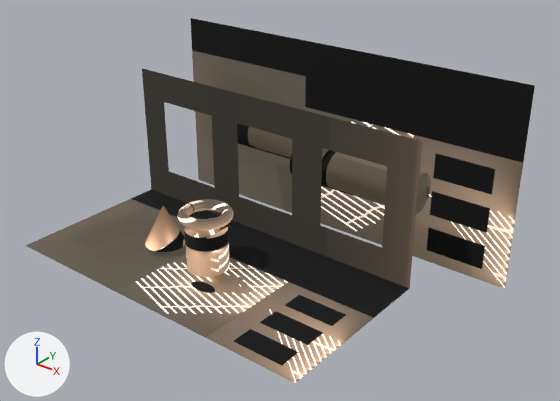
The glTF model public/models/hero.glb, before and after one commit.
Rendered twice from a camera (50 mm lens) standing at (22.2, -22.3, 18.5) and looking at (1.4, 3.6, 2.4). The lights are fixed; the arrows at lower left show +X, +Y and +Z. The picture after the commit comes second. Where no turn or scale is listed for an object, it has been applied to the vertices. Vertices at exactly the same position are counted once.
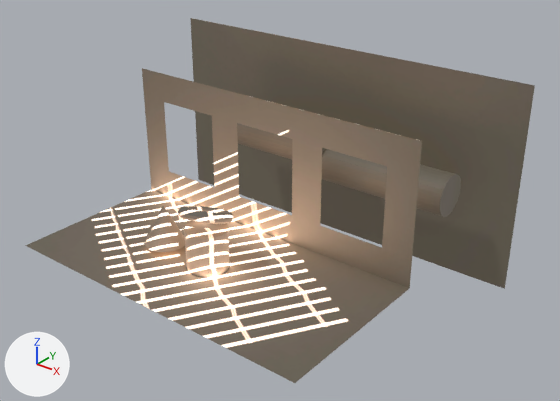
Where the change shows, as pixel boxes [x1, y1, x2, y2] in the pictures (560 x 401 px):
'Plane.003', surface changed, moved (lighter): before [290, 150, 431, 214]; after [322, 149, 461, 217]
'Torus', surface changed, turned: before [178, 199, 233, 231]; after [178, 206, 233, 224]
part 1 of me_plane, surface changed: [74, 18, 535, 383] in both
part 2 of me_plane_001, surface changed: [184, 225, 230, 277] in both
part 3 of me_plane_002, surface changed (lighter): [237, 123, 325, 159] in both
part 5 of me_cone, surface changed: [145, 206, 185, 252] in both

Diff of the bpy script that builds the scene:
```diff
--- a/public/models/hero.glb.py
+++ b/public/models/hero.glb.py
@@ me_plane @@
 me_plane.from_pydata(...)  # 49 vertices, 58 faces; spans x -10.4..10.4, y -4.2..10.0, z -2.1..8.3
 # used by ob_plane; location = (0.0, 0.0, 0.0)
+# me_plane part 1: texture (UV) coordinates of 58 of 58 faces, centred in x -7.8..7.8, y -1.4..10.0, z 0.0..6.5, changed; they spanned u 0.0..1.0, v 0.0..1.0 and now span u 0.0..1.0, v 0.0..0.81
 me_plane.materials.append(mat_baked_plane)
@@ me_plane_001 @@
 me_plane_001.from_pydata(...)  # 64 vertices, 124 faces; spans x -1.0..1.0, y -1.0..1.0, z -1.0..1.0
 # used by ob_plane_001; location = (0.0, 0.0, 1.0)
+# me_plane_001 part 2: texture (UV) coordinates of 124 of 124 faces, centred in x -0.99..0.99, y -0.99..0.99, z -1.0..1.0, changed; they spanned u 0.0..1.0, v 0.01..1.0 and now span u 0.0..1.0, v 0.0..0.83
 me_plane_001.materials.append(mat_baked_plane_001)
@@ me_plane_002 @@
 me_plane_002.from_pydata(...)  # 64 vertices, 124 faces; spans x -3.43..3.43, y -1.07..1.07, z -1.0..1.0
 # used by ob_plane_002; location = (-1.61, 7.18, 3.97)
+# me_plane_002 part 3: texture (UV) coordinates of 124 of 124 faces, centred in x -3.43..3.43, y -1.06..1.05, z -1.0..1.0, changed; they spanned u 0.0..1.0, v 0.01..1.0 and now span u 0.0..1.0, v 0.0..0.83
 me_plane_002.materials.append(mat_baked_plane_002)
@@ me_torus @@
 me_torus.from_pydata(...)  # 576 vertices, 1152 faces; spans x -1.25..1.25, y -1.25..1.25, z -0.25..0.25
 # used by ob_torus; location = (0.0, 0.0, 2.68)
+# me_torus part 4: texture (UV) coordinates of 1152 of 1152 faces, centred in x -1.24..1.24, y -1.24..1.24, z -0.24..0.24, changed; they spanned u 0.0..1.0, v 0.0..1.0 and now span u 0.01..0.99, v 0.01..0.99
 me_torus.materials.append(mat_baked_torus)
@@ me_cone @@
 me_cone.from_pydata(...)  # 33 vertices, 62 faces; spans x -1.0..1.0, y -1.0..1.0, z -1.0..1.0
 # used by ob_cone; location = (-2.79, 0.0, 1.3)
+# me_cone part 5: texture (UV) coordinates of 62 of 62 faces, centred in x -0.99..0.99, y -0.99..0.99, z -1.0..-0.33, changed; they spanned u 0.01..0.99, v 0.01..0.49 and now span u 0.0..1.0, v 0.0..0.96
 me_cone.materials.append(mat_baked_cone)
@@ me_plane_003 @@
 me_plane_003.from_pydata(...)  # 64 vertices, 124 faces; spans x -3.43..3.43, y -1.07..1.07, z -1.0..1.0
 # used by ob_plane_003; location = (3.44, 7.15, 3.08)
+# me_plane_003 part 6: texture (UV) coordinates of 124 of 124 faces, centred in x -3.43..3.43, y -1.06..1.05, z -1.0..1.0, changed; they spanned u 0.0..1.0, v 0.01..1.0 and now span u 0.0..1.0, v 0.0..0.83
 me_plane_003.materials.append(mat_baked_plane_003)
@@ ob_torus @@
 ob_torus.location = (0.0, 0.0, 2.68)
+ob_torus.rotation_euler = (0.365, 3.013, 0.0)  # degrees (21, 173, 0)
@@ ob_plane_003 @@
 ob_plane_003 = bpy.data.objects.new('Plane.003', me_plane_003)
-ob_plane_003.location = (3.44, 7.15, 3.08)
+ob_plane_003.location = (4.94, 7.21, 3.42)
```
